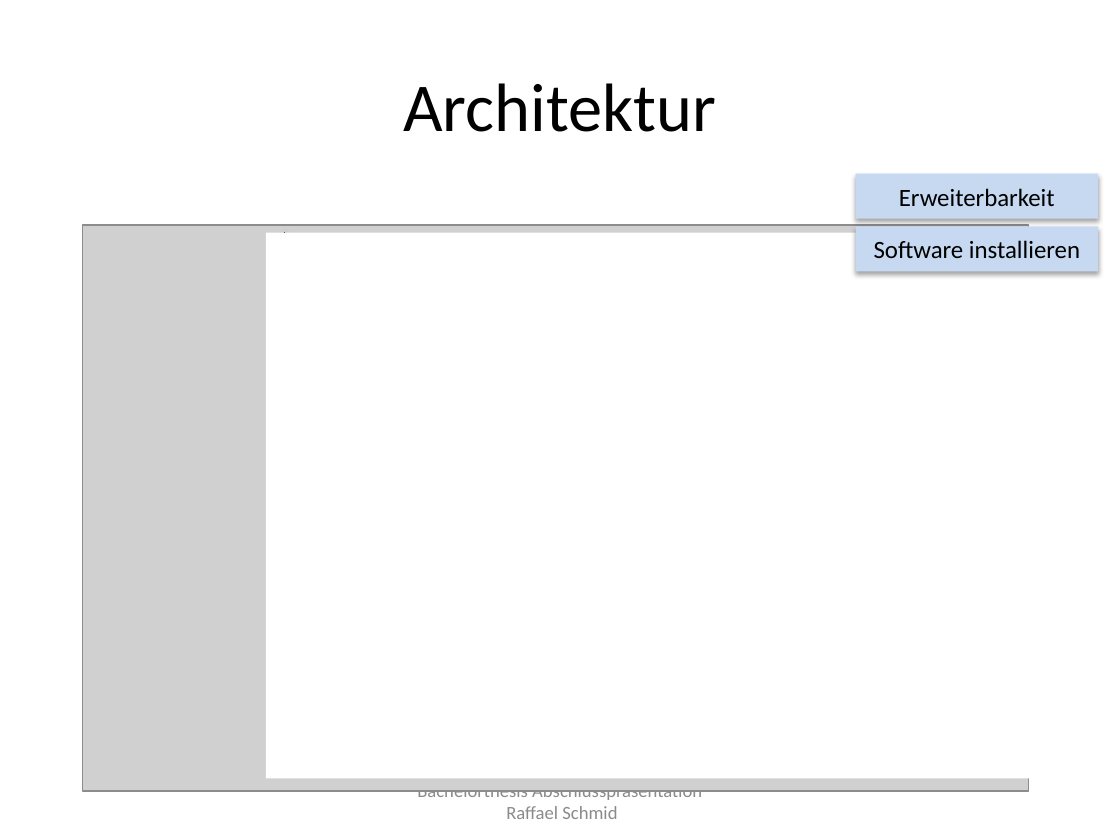
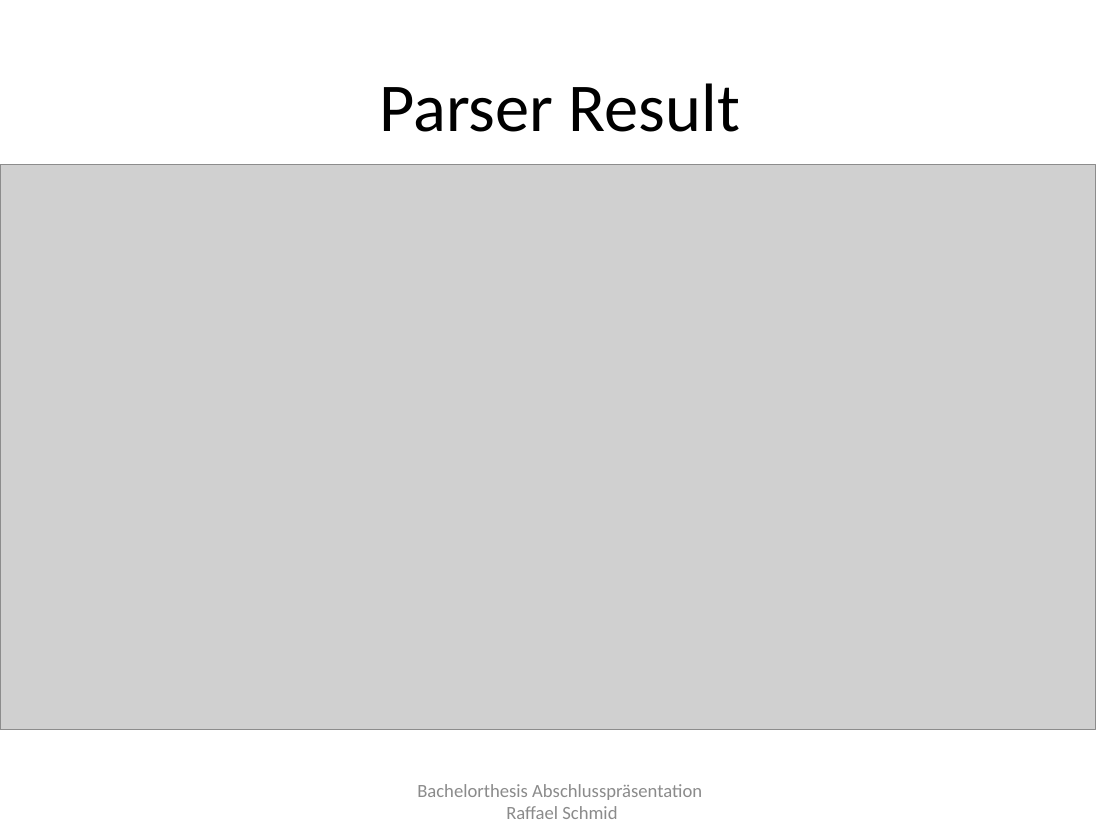
Before and after one commit to raffaelschmid/bachelorthesis, a slide deck: slide 10 of Dokumentation/Abschlusspraesentation/rschmid_bachelorthesis_abschlusspraesentation.pptx (slide 7 before the commit). Drawn at 1120x840 pixels with LibreOffice and Linux fonts; fonts in the diff are those of the drawing; grey boxes stand for pictures. Boxes give left, top, right and bottom in pixels: in the first picture for what was removed or moved away, otherwise in the second. Text is boxed around its words. In the diff, an @@ line names an element or a change of style, - is before the commit and + after.

```diff
--- a/Dokumentation/Abschlusspraesentation/rschmid_bachelorthesis_abschlusspraesentation.pptx
+++ b/Dokumentation/Abschlusspraesentation/rschmid_bachelorthesis_abschlusspraesentation.pptx
@@ title at box(379, 83, 740, 132): text changed @@
-Architektur
+Parser Result
@@ picture: place and size @@
-picture at box(83, 225, 1028, 791)
+picture at box(0, 165, 1095, 730)
@@ rectangle removed at box(856, 174, 1099, 218) @@
-Erweiterbarkeit
@@ rectangle removed at box(267, 233, 1064, 778) @@
@@ line removed from (284, 232) to (284, 762) @@
@@ rectangle removed at box(856, 226, 1099, 271) @@
-Software installieren
```
Also in this commit, not shown: 4 other slides changed, 1 slide removed.
